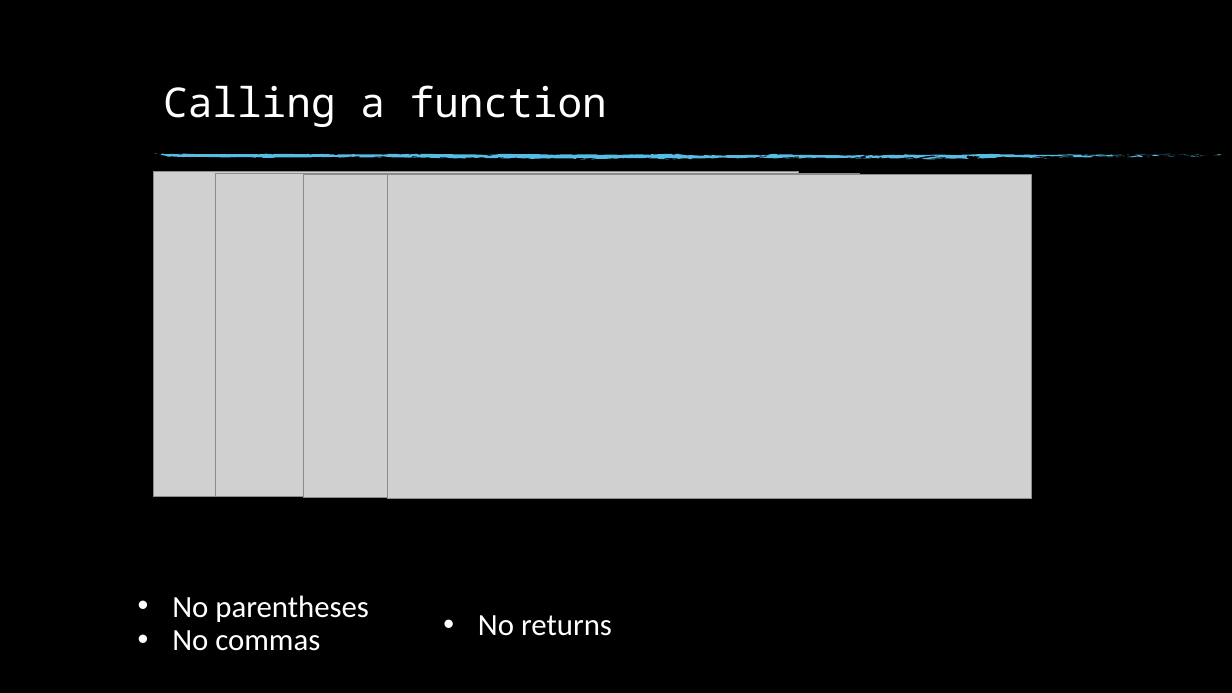
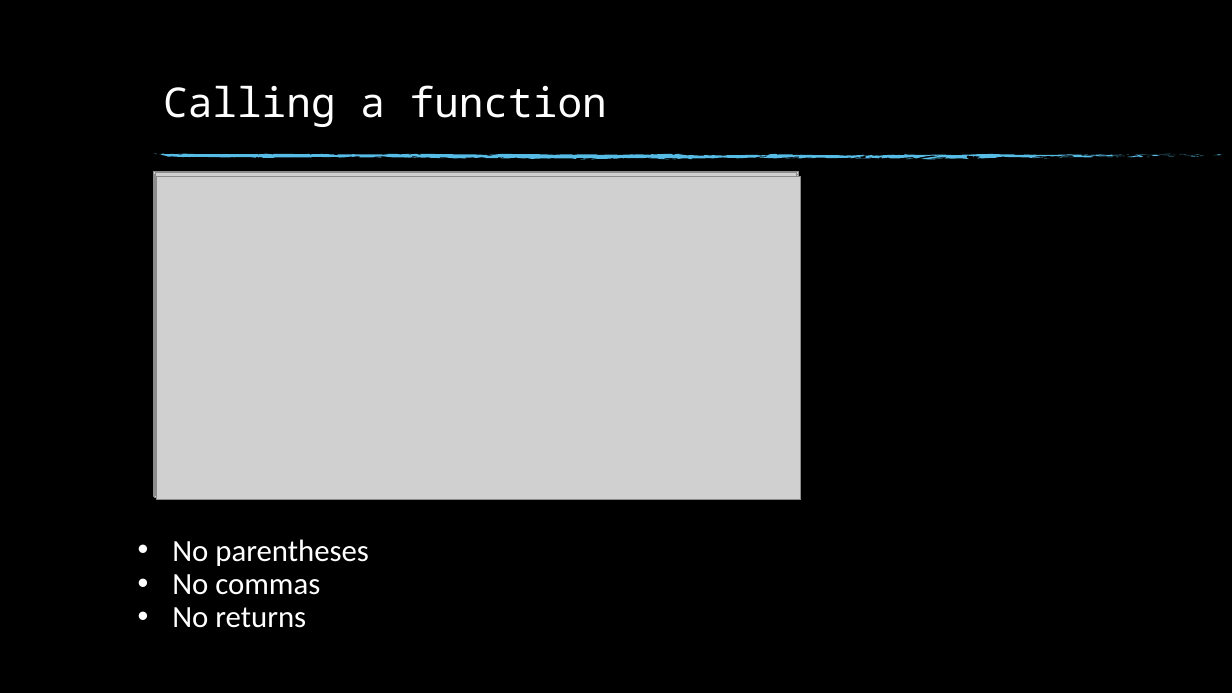
Before and after one commit to anuragjaiswal/haskell-ppt, a slide deck: slide 14 of Haskell.pptx (slide 24 before the commit). Drawn at 1232x693 pixels with LibreOffice and Linux fonts; fonts in the diff are those of the drawing; grey boxes stand for pictures; background and template pictures are left out. Boxes give left, top, right and bottom in pixels: in the first picture for what was removed or moved away, otherwise in the second. Text is boxed around its words. In the diff, an @@ line names an element or a change of style, - is before the commit and + after.

```diff
--- a/Haskell.pptx
+++ b/Haskell.pptx
@@ picture moved from (x1=215, y1=174, x2=860, y2=497) to (x1=155, y1=175, x2=799, y2=498) @@
@@ picture moved from (x1=303, y1=175, x2=945, y2=498) to (x1=156, y1=173, x2=798, y2=496) @@
@@ picture moved from (x1=387, y1=175, x2=1031, y2=498) to (x1=157, y1=177, x2=801, y2=500) @@
@@ text "No parentheses" moved from (x1=172, y1=595, x2=369, y2=651) to (x1=172, y1=539, x2=369, y2=628) @@
@@ text at (x1=172, y1=607, x2=306, y2=628): paragraph added @@
+• No returns
@@ text removed at (x1=478, y1=615, x2=612, y2=636) @@
-• No returns
```
Also in this commit, not shown: 18 other slides changed, 5 slides added, 3 slides removed, 1 other file.
